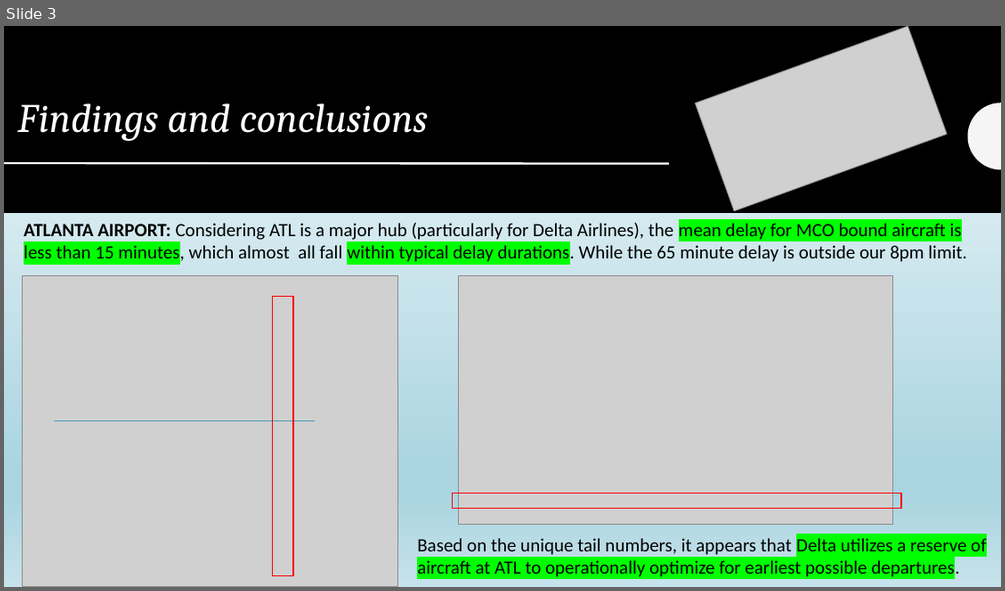
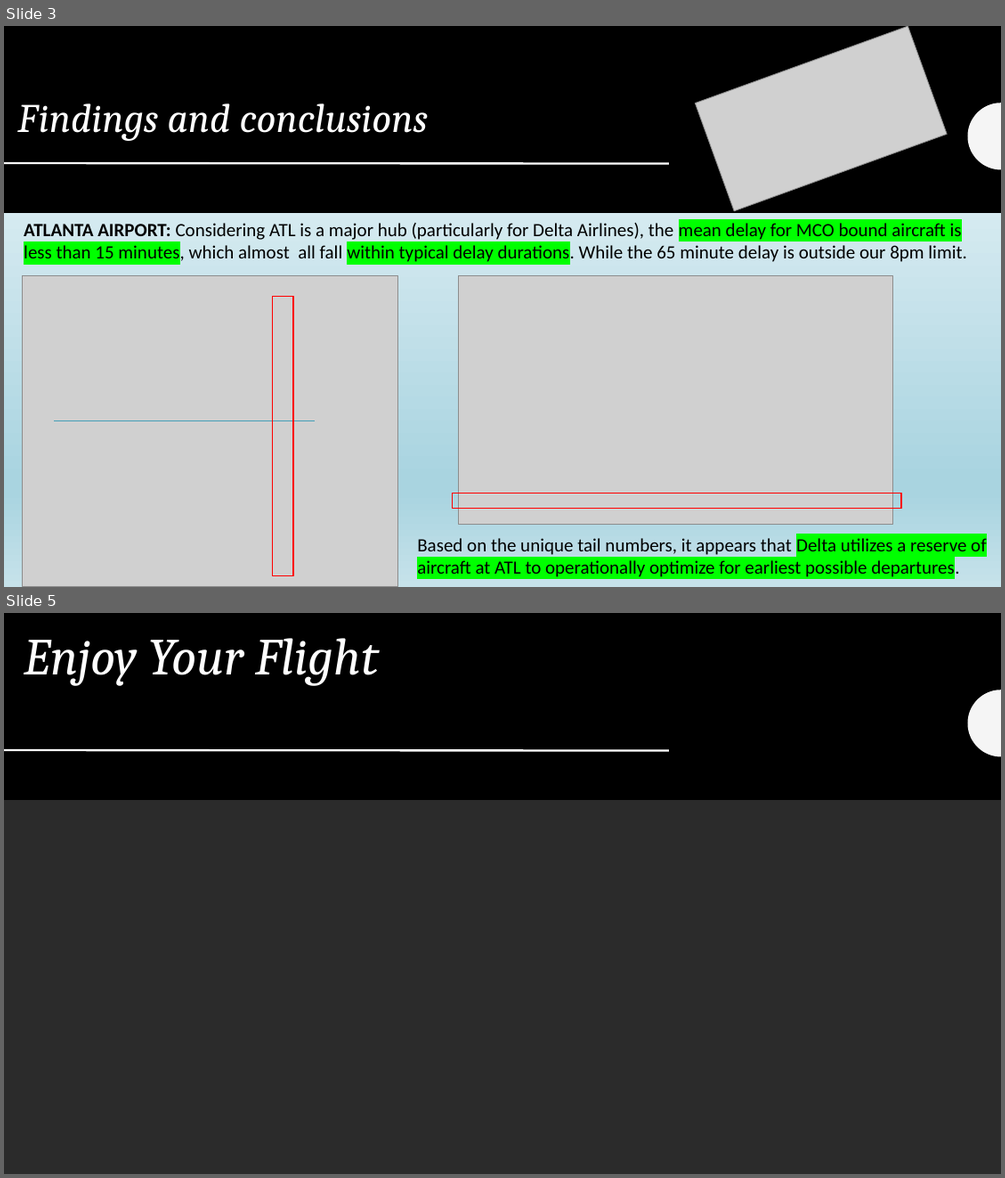
Before and after one commit to leannesevier/BAMF-Project-7, a slide deck: BAMF Presentation_RobsNewAnalysisSlides.pptx. Shown one above the other, each under a label of ours: slide 3 before the commit, slides 3 and 5 after it; the slides between them are not shown. The pictures are 1005x591 and 1005x1178 pixels, drawn with LibreOffice and Linux fonts; fonts in the diff are those of the drawing; grey boxes stand for pictures; background and template pictures are left out; a plain dark background stands for a picture behind light text. Boxes give left, top, right and bottom in pixels: in the first picture for what was removed or moved away, otherwise in the second. Text is boxed around its words. In the diff, an @@ line names an element or a change of style, - is before the commit and + after.

```diff
--- a/BAMF Presentation_RobsNewAnalysisSlides.pptx
+++ b/BAMF Presentation_RobsNewAnalysisSlides.pptx
@@ slide 5 added at [4, 613, 1001, 1174], background picture (left out); not listed: 2 template elements that a slide beside it also shows @@
@@ rectangle added at [4, 613, 1001, 1174], fill #F5F5F5 @@
@@ rectangle added at [4, 613, 1001, 800], fill #000000 @@
@@ title added at [24, 638, 379, 686], 50 pt, text #FFFFFF, italic @@
+Enjoy Your Flight
@@ freeform shape added at [968, 690, 1001, 757], fill #F5F5F5 @@
@@ line added from (4, 750) to (669, 751), #FFFFFF 2 pt @@
```
Also in this commit, not shown: 1 other slide added.
